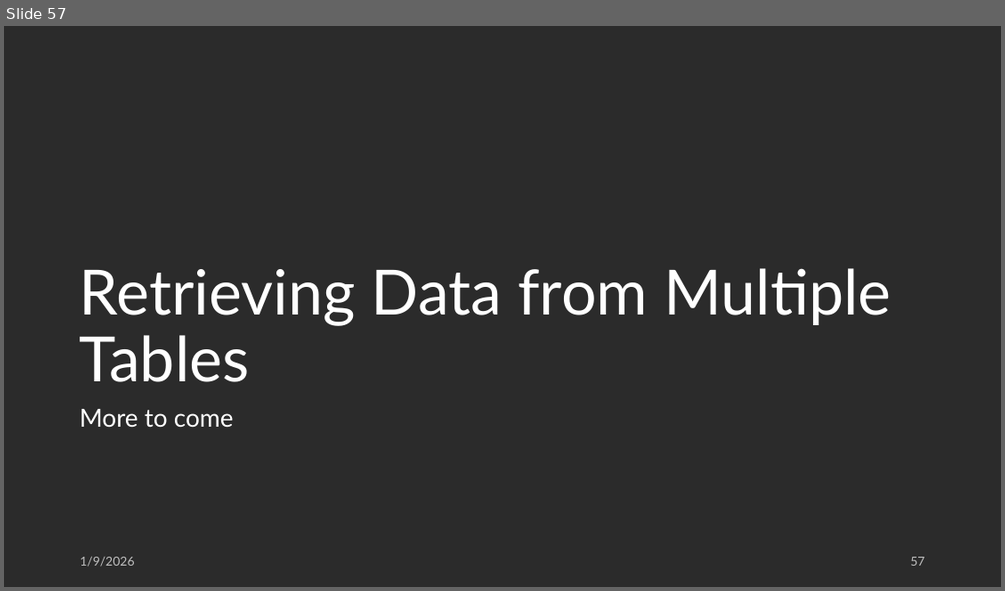
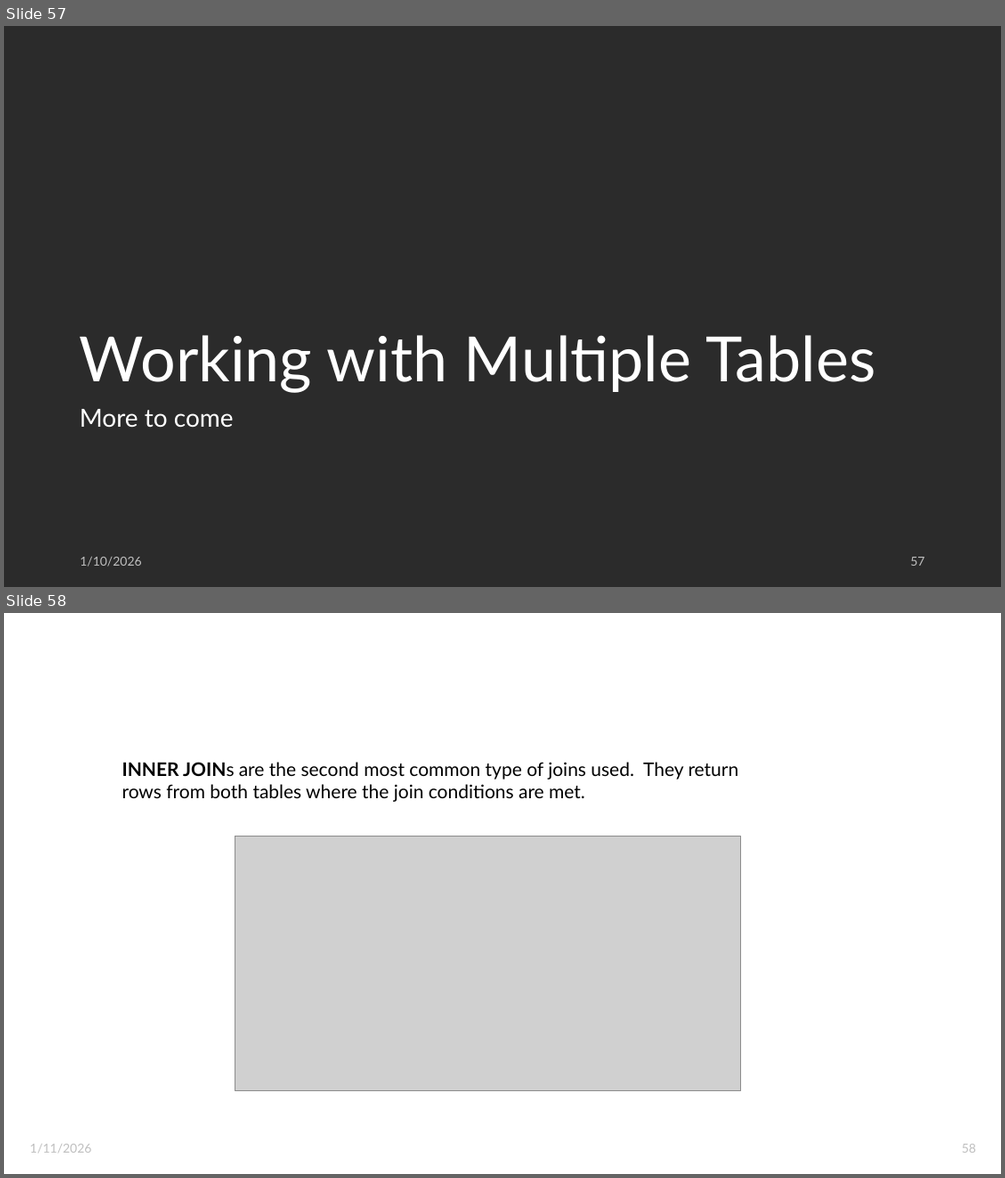
Before and after one commit to weddingtoncoder/learn_sql_server, a slide deck: Intro to Relational Databases with SQL Server 2022.pptx. Shown one above the other, each under a label of ours: slide 57 before the commit, slides 57 and 58 after it. The pictures are 1005x591 and 1005x1178 pixels, drawn with LibreOffice and Linux fonts; fonts in the diff are those of the drawing; grey boxes stand for pictures; background and template pictures are left out; a plain dark background stands for a picture behind light text. Boxes give left, top, right and bottom in pixels: in the first picture for what was removed or moved away, otherwise in the second. Text is boxed around its words. In the diff, an @@ line names an element or a change of style, - is before the commit and + after.

```diff
--- a/Intro to Relational Databases with SQL Server 2022.pptx
+++ b/Intro to Relational Databases with SQL Server 2022.pptx
@@ slide 58 added at (x1=4, y1=613, x2=1001, y2=1174), background picture (left out) @@
@@ title added at (x1=23, y1=642, x2=882, y2=695), 39.6 pt, text #FFFFFF, bold @@
+INNER JOINS
@@ text added at (x1=122, y1=762, x2=739, y2=802), 18 pt, text #000000 @@
+INNER JOINs are the second most common type of joins used. They return rows from both tables where the join conditions are met.
@@ picture added at (x1=235, y1=835, x2=741, y2=1090) @@
@@ text added at (x1=30, y1=1143, x2=91, y2=1152), 12 pt, text #BFBFBF @@
+1/11/2026
@@ page number added at (x1=962, y1=1143, x2=976, y2=1152), 12 pt, text #BFBFBF @@
+58
@@ slide 57 changed as well @@
@@ title at (x1=80, y1=335, x2=875, y2=393): text changed @@
-Retrieving Data from Multiple Tables
+Working with Multiple Tables
@@ text at (x1=80, y1=556, x2=141, y2=566): text changed @@
-1/9/2026
+1/10/2026
```
Also in this commit, not shown: 55 other slides changed, 45 other slides added.
